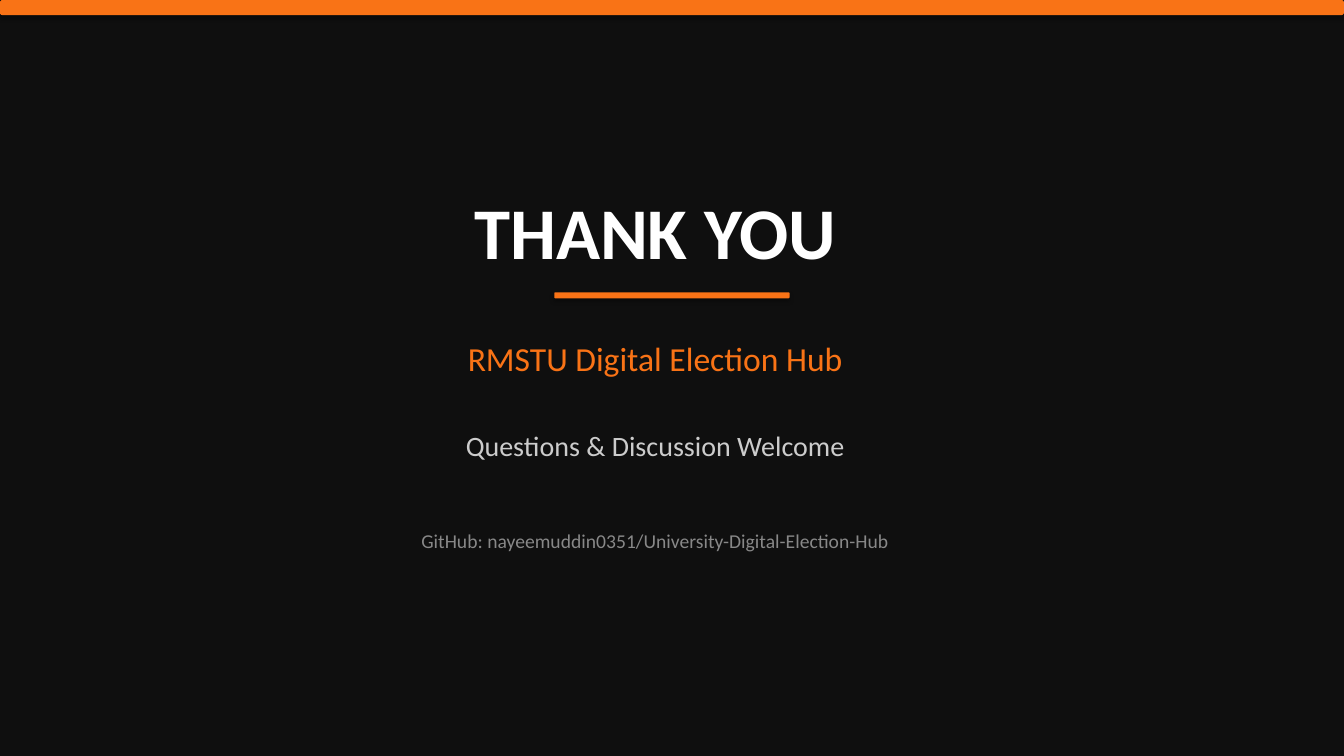
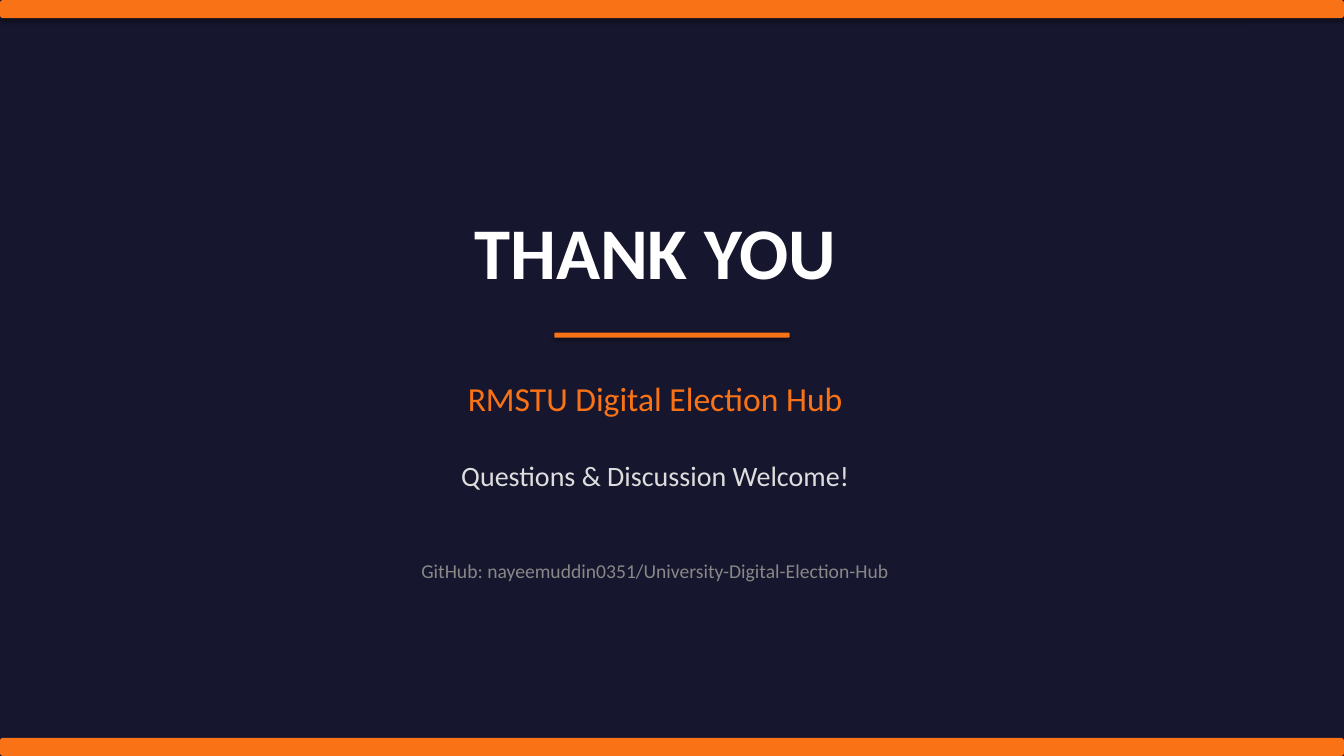
Before and after one commit to nayeemuddin0351/University-Digital-Election-Hub, a slide deck: slide 14 of RMSTU_Election_Presentation.pptx (slide 12 before the commit). Drawn at 1344x756 pixels with LibreOffice and Linux fonts; fonts in the diff are those of the drawing. Boxes give left, top, right and bottom in pixels: in the first picture for what was removed or moved away, otherwise in the second. Text is boxed around its words. In the diff, an @@ line names an element or a change of style, - is before the commit and + after.

```diff
--- a/RMSTU_Election_Presentation.pptx
+++ b/RMSTU_Election_Presentation.pptx
@@ background #0F0F0F to #16162E @@
@@ text "THANK YOU": place and size @@
-text "THANK YOU" at [474,211,836,260]
+text "THANK YOU" at [474,231,836,280]
@@ rounded rectangle: place and size @@
-rounded rectangle at [555,292,789,298]
+rounded rectangle at [555,333,789,338]
@@ text "RMSTU Digital Election Hub": place and size @@
-text "RMSTU Digital Election Hub" at [468,347,842,377]
+text "RMSTU Digital Election Hub" at [468,387,842,417]
@@ text at [461,466,849,490]: text changed; text colour #CCCCCC to #DDDDDD @@
-Questions & Discussion Welcome
+Questions & Discussion Welcome!
@@ text "GitHub: nayeemuddin0351/University-Digital-Election-Hub": place and size @@
-text "GitHub: nayeemuddin0351/University-Digital-Election-Hub" at [421,534,888,552]
+text "GitHub: nayeemuddin0351/University-Digital-Election-Hub" at [421,564,888,581]
@@ rounded rectangle added at [0,738,1344,756], fill #F97316 @@
```
Also in this commit, not shown: 8 other slides changed, 5 slides added, 3 slides removed.
